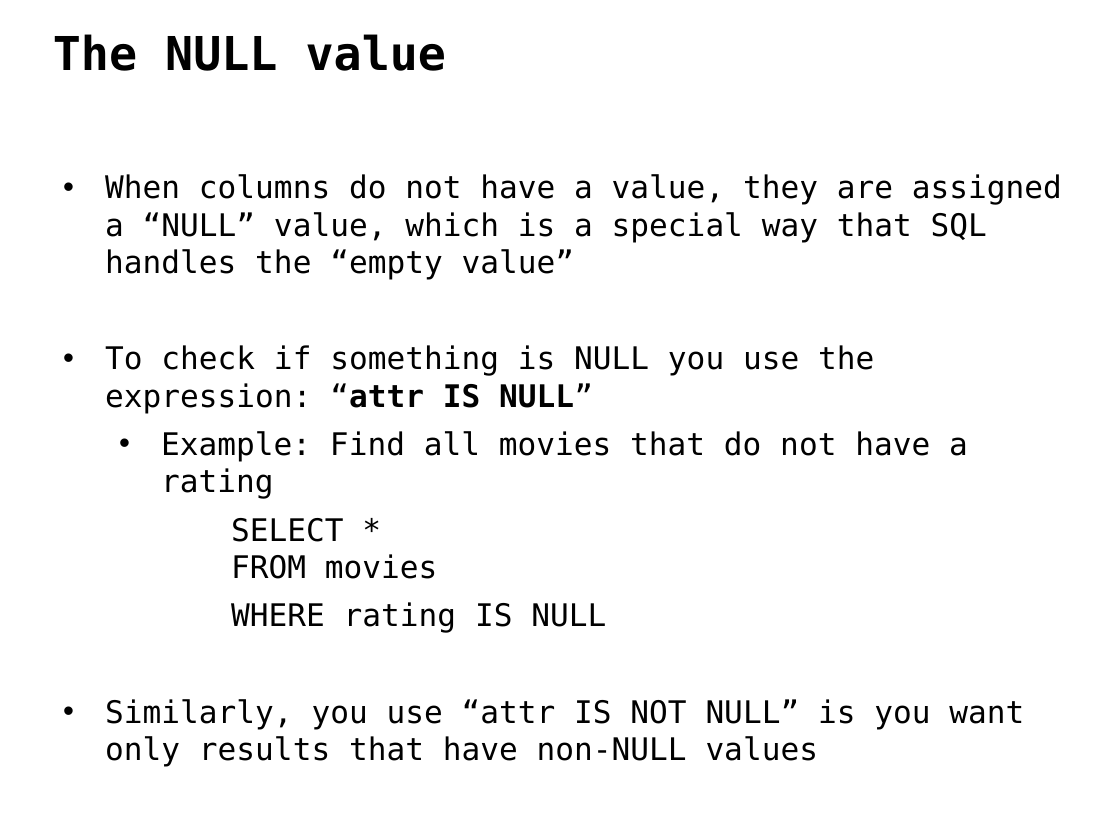
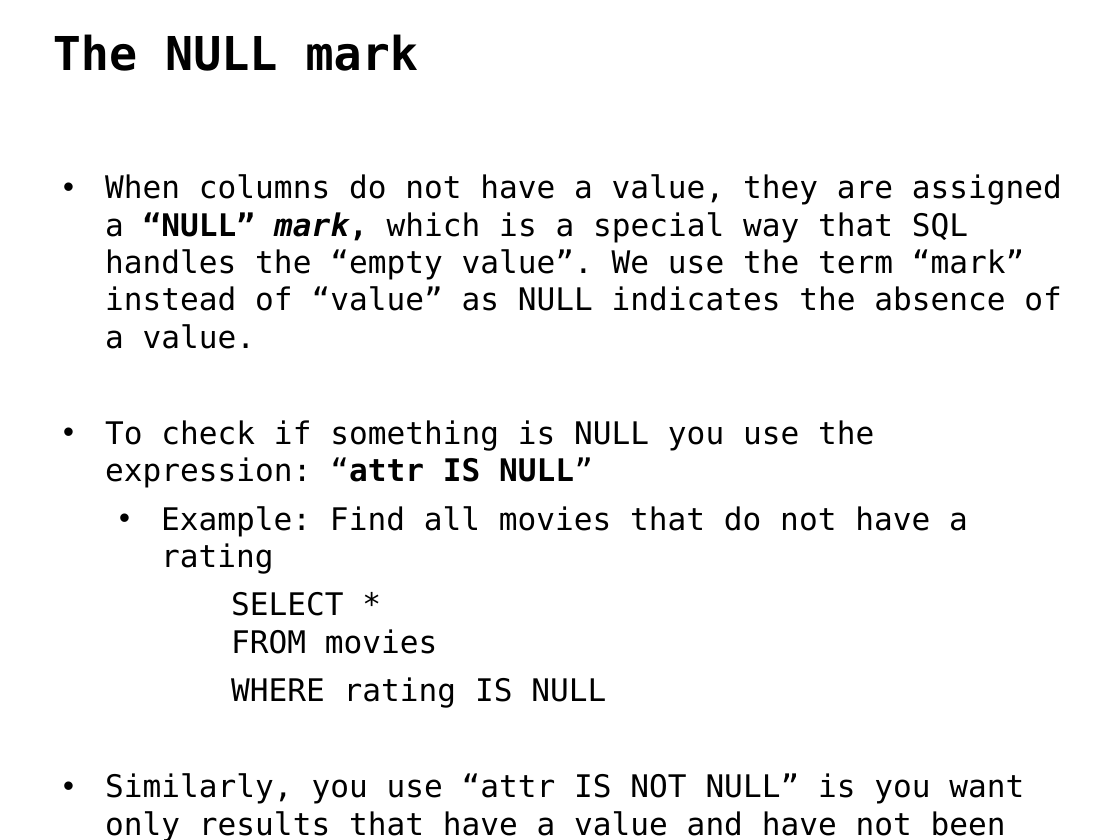
Before and after one commit to ipeirotis/introduction-to-databases, a slide deck: slide 14 of session3/B3-SQL_Filtering.pptx. Drawn at 1120x840 pixels with LibreOffice and Linux fonts; fonts in the diff are those of the drawing. Boxes give left, top, right and bottom in pixels: in the first picture for what was removed or moved away, otherwise in the second. Text is boxed around its words. In the diff, an @@ line names an element or a change of style, - is before the commit and + after.

```diff
--- a/session3/B3-SQL_Filtering.pptx
+++ b/session3/B3-SQL_Filtering.pptx
@@ text at (53,34,418,71): text changed @@
-The NULL value
+The NULL mark
@@ text at (105,174,1062,349): text changed @@
-• When columns do not have a value, they are assigned a “NULL” value, which is a special way that SQL handles the “empty value”
+• When columns do not have a value, they are assigned a “NULL” mark, which is a special way that SQL handles the “empty value”. We use the term “mark” instead of “value” as NULL indicates the absence of a value.
@@ text at (105,773,1024,840): text changed @@
-• Similarly, you use “attr IS NOT NULL” is you want only results that have non-NULL values
+• Similarly, you use “attr IS NOT NULL” is you want only results that have a value and have not been marked as NULL
```
Also in this commit, not shown: 1 other slide changed, 1 slide added.
